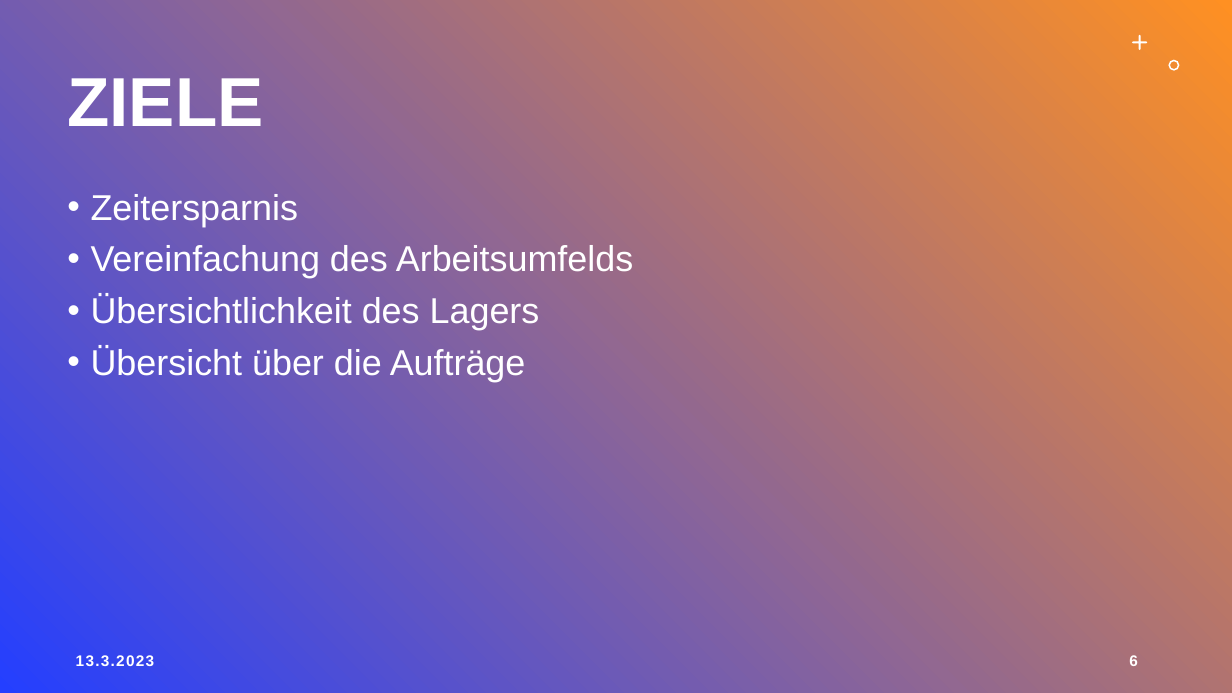
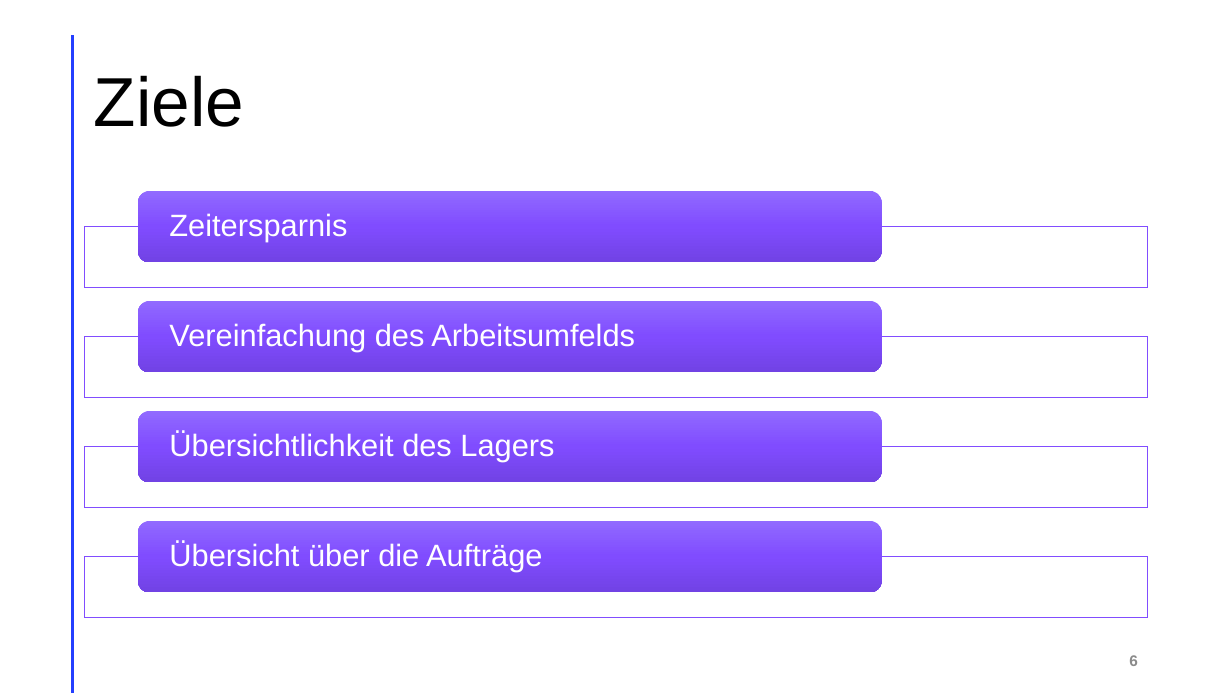
Before and after one commit to LegitesMax/multiflexlbkv, a slide deck: slide 6 of Präsentation/ProjectAward.pptx. Drawn at 1232x693 pixels with LibreOffice and Linux fonts; fonts in the diff are those of the drawing. Boxes give left, top, right and bottom in pixels: in the first picture for what was removed or moved away, otherwise in the second. Text is boxed around its words. In the diff, an @@ line names an element or a change of style, - is before the commit and + after.

```diff
--- a/Präsentation/ProjectAward.pptx
+++ b/Präsentation/ProjectAward.pptx
@@ background gradient #243FFF to #FF9022 to #FFFFFF @@
@@ line added from (72, 36) to (72, 692), #FF9022 2 pt @@
@@ freeform shape removed at (1132, 35, 1148, 51) @@
@@ title at (94, 75, 244, 127): text changed; text colour #FFFFFF to #000000; bold off @@
-ZIELE
+Ziele
@@ freeform shape removed at (1169, 60, 1180, 71) @@
@@ text removed at (91, 194, 633, 382) @@
-• Zeitersparnis
-• Vereinfachung des Arbeitsumfelds
-• Übersichtlichkeit des Lagers
-• Übersicht über die Aufträge
@@ group added at (85, 191, 1148, 617): 4 rectangles, 4 rounded rectangles, 4 texts @@
+Zeitersparnis
+Vereinfachung des Arbeitsumfelds
+Übersichtlichkeit des Lagers
+Übersicht über die Aufträge
@@ text removed at (76, 655, 154, 666) @@
-13.3.2023
@@ page number at (1129, 655, 1138, 666): text colour #FFFFFF to #8C8C8C; more space between paragraphs @@
```
Also in this commit, not shown: 8 other slides changed, 1 slide added, 1 slide removed, 3 other files.
